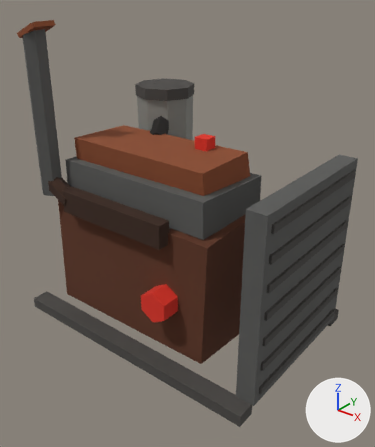
Two versions of the glTF model game/public/models/eng_workhorse_diesel.glb, one commit apart.
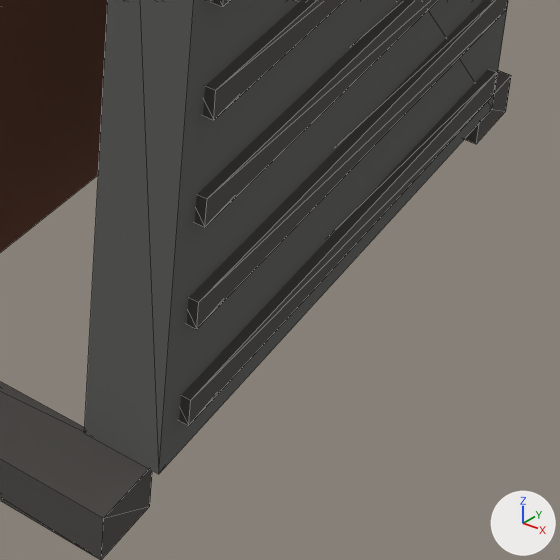
Each version is shown whole from a camera (50 mm lens) standing at (1.332, -1.634, 1.505) and looking at (0.063, -0.048, 0.522), then close up on the part from 57% to 93% of the width and 65% to 95% of the height. Lighting does not change. The marker at lower right points along +X, +Y and +Z. The older version's two pictures come first. The close-ups show mesh edges as thin lines. Vertices at exactly the same position are counted once.

In view in the first close-up: 'eng_workhorse_diesel'.
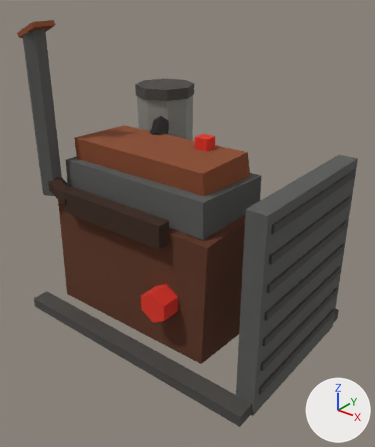
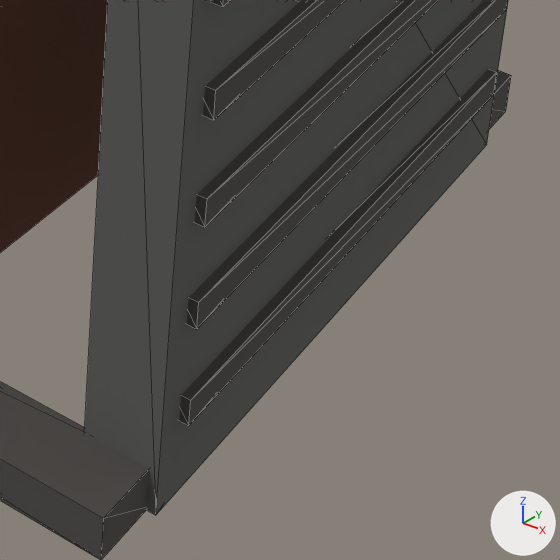
Changed parts and their boxes [x1, y1, x2, y2] in the close-ups (560 x 560 px; the box of a moved part takes in the faces that stretch with it):
part 1 of me_cube, moved or reshaped
    before: [84, 0, 508, 474]
    after: [84, 0, 508, 515]

The change, as a diff of the scene's bpy script:
```diff
--- a/game/public/models/eng_workhorse_diesel.glb.py
+++ b/game/public/models/eng_workhorse_diesel.glb.py
@@ me_cube @@
 me_cube.from_pydata(...)  # 244 vertices, 388 faces; spans x -0.61..0.63, y -0.424..0.424, z 0.0..1.333
 # used by ob_eng_workhorse_diesel; location = (0.0, 0.0, 0.0)
 # before: 144 (0.54, -0.35, 0.05) at pixel (84, 433), 146 (0.54, 0.35, 0.05), 148 (0.62, -0.35, 0.05) at pixel (158, 474), 150 (0.62, 0.35, 0.05) at pixel (492, 108)
+# me_cube part 1
+for i in [144, 146, 148, 150]: me_cube.vertices[i].co += Vector((0.0, 0.0, -0.05))
 me_cube.materials.append(mat_metal_dark)
```
